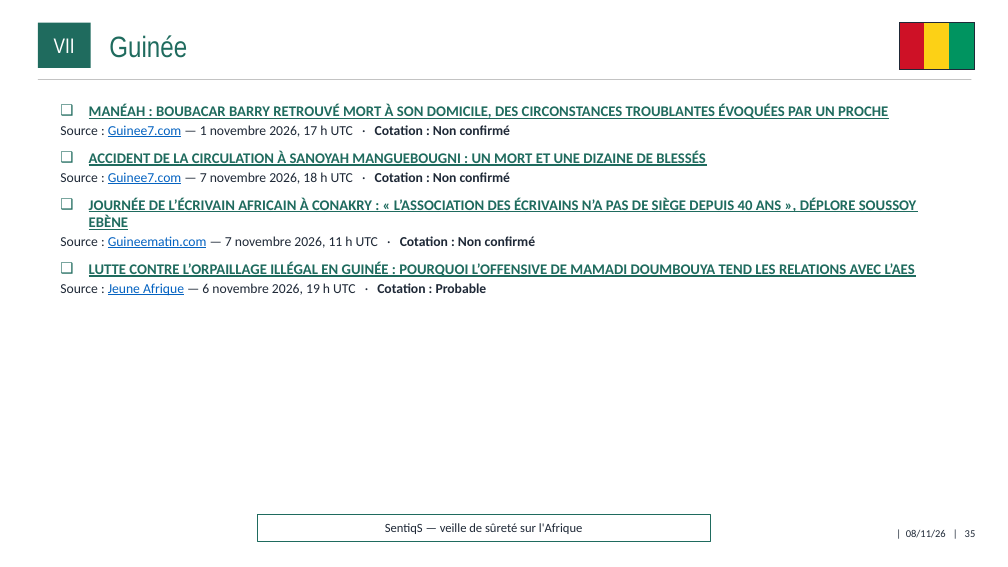
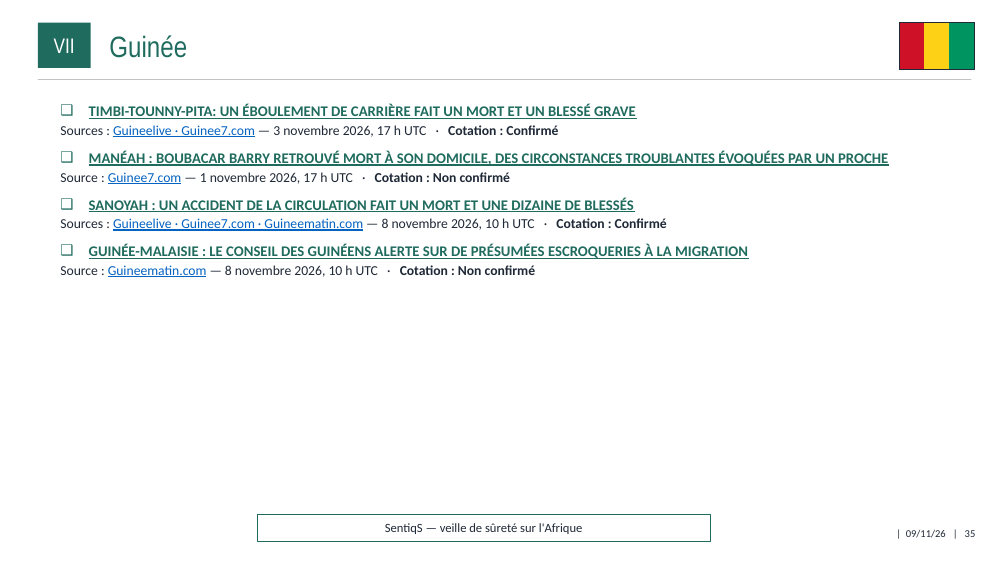
Before and after one commit to ytl1-ops/SentiqS, a slide deck: slide 35 of web/rapports/mensuel/2026-11.pptx. Drawn at 1008x567 pixels with LibreOffice and Linux fonts; fonts in the diff are those of the drawing. Boxes give left, top, right and bottom in pixels: in the first picture for what was removed or moved away, otherwise in the second. Text is boxed around its words. In the diff, an @@ line names an element or a change of style, - is before the commit and + after.

```diff
--- a/web/rapports/mensuel/2026-11.pptx
+++ b/web/rapports/mensuel/2026-11.pptx
@@ text at (60,104,636,137): paragraphs added @@
+❑ TIMBI-TOUNNY-PITA: UN ÉBOULEMENT DE CARRIÈRE FAIT UN MORT ET UN BLESSÉ GRAVE
+  ▪ Sources : Guineelive · Guinee7.com — 3 novembre 2026, 17 h UTC · Cotation : Confirmé
@@ text at (60,197,748,277): text changed; size 14 to 13 pt @@
-❑ ACCIDENT DE LA CIRCULATION À SANOYAH MANGUEBOUGNI : UN MORT ET UNE DIZAINE DE BLESSÉS
-  ▪ Source : Guinee7.com — 7 novembre 2026, 18 h UTC · Cotation : Non confirmé
-❑ JOURNÉE DE L’ÉCRIVAIN AFRICAIN À CONAKRY : « L’ASSOCIATION DES ÉCRIVAINS N’A PAS DE SIÈGE DEPUIS 40 ANS », DÉPLORE SOUSSOY EBÈNE
-  ▪ Source : Guineematin.com — 7 novembre 2026, 11 h UTC · Cotation : Non confirmé
-❑ LUTTE CONTRE L’ORPAILLAGE ILLÉGAL EN GUINÉE : POURQUOI L’OFFENSIVE DE MAMADI DOUMBOUYA TEND LES RELATIONS AVEC L’AES
-  ▪ Source : Jeune Afrique — 6 novembre 2026, 19 h UTC · Cotation : Probable
+❑ SANOYAH : UN ACCIDENT DE LA CIRCULATION FAIT UN MORT ET UNE DIZAINE DE BLESSÉS
+  ▪ Sources : Guineelive · Guinee7.com · Guineematin.com — 8 novembre 2026, 10 h UTC · Cotation : Confirmé
+❑ GUINÉE-MALAISIE : LE CONSEIL DES GUINÉENS ALERTE SUR DE PRÉSUMÉES ESCROQUERIES À LA MIGRATION
+  ▪ Source : Guineematin.com — 8 novembre 2026, 10 h UTC · Cotation : Non confirmé
```
Also in this commit, not shown: 40 other slides changed, 10 other files.
